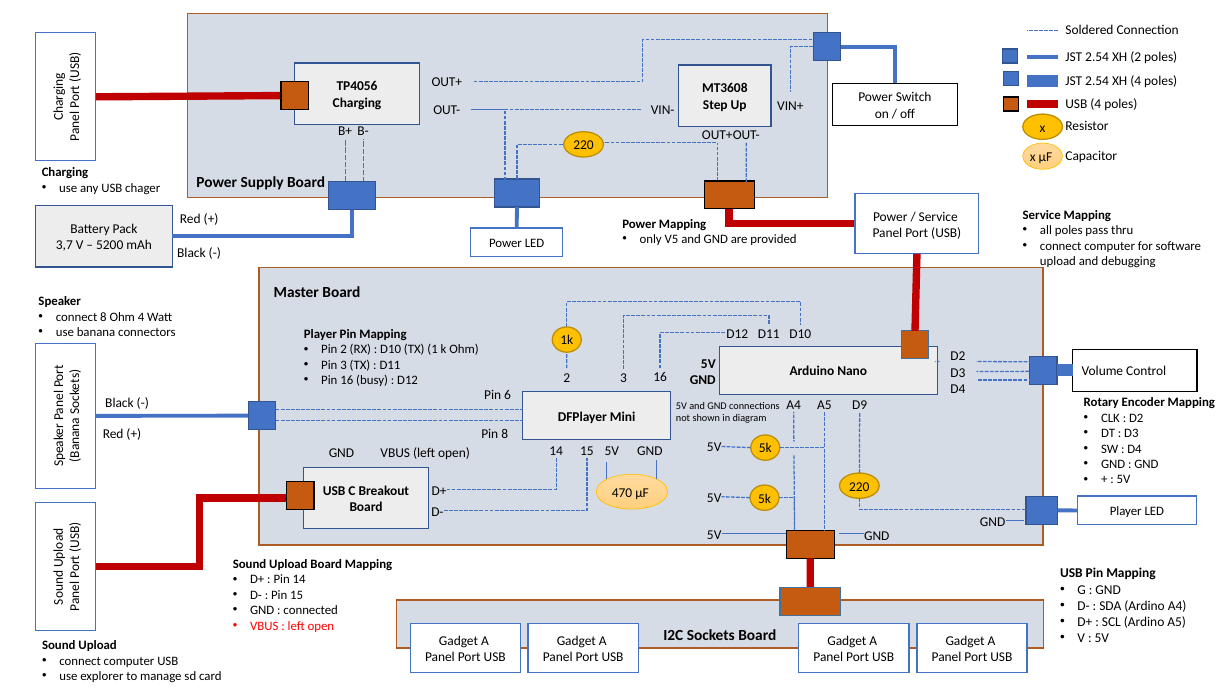
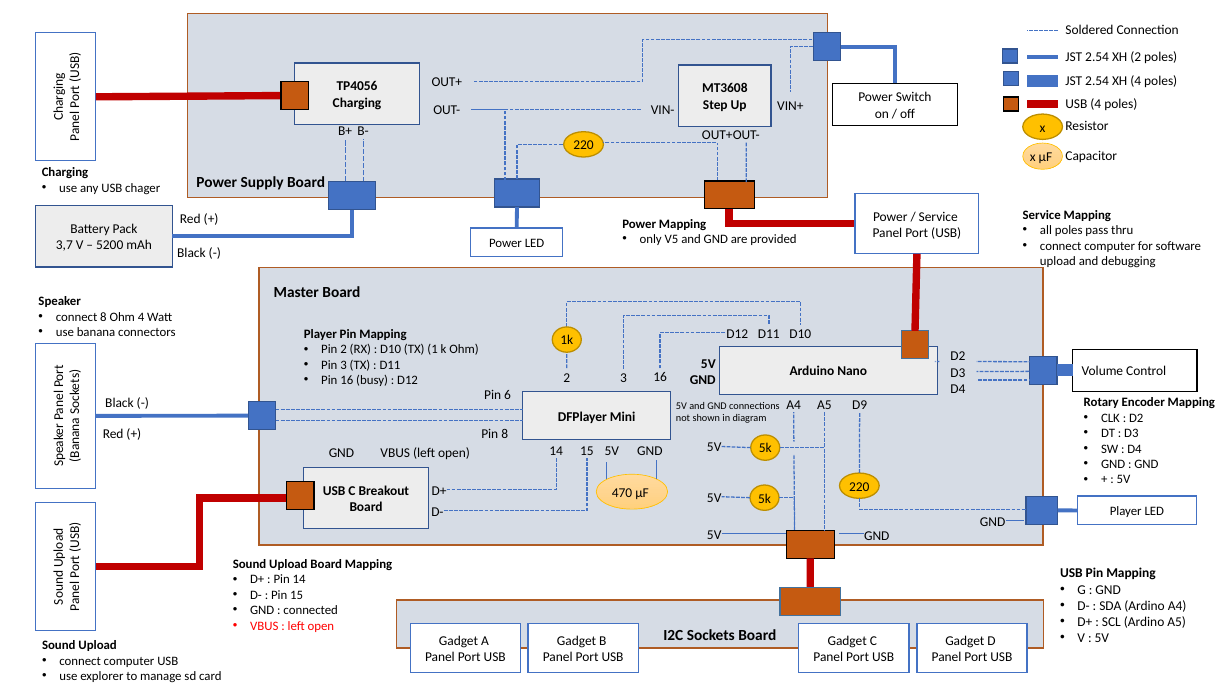
Before and after one commit to jeskes/activityboard, a slide deck: slide 4 of Activityboard.pptx. Drawn at 1232x693 pixels with LibreOffice and Linux fonts; fonts in the diff are those of the drawing. Boxes give left, top, right and bottom in pixels: in the first picture for what was removed or moved away, otherwise in the second. Text is boxed around its words. In the diff, an @@ line names an element or a change of style, - is before the commit and + after.

```diff
--- a/Activityboard.pptx
+++ b/Activityboard.pptx
@@ text in rectangle at [543,635,624,661]: text changed @@
-Gadget A
-Panel Port USB
+Gadget B
+Panel Port USB
@@ text in rectangle at [813,635,894,661]: text changed @@
-Gadget A
-Panel Port USB
+Gadget C
+Panel Port USB
@@ text in rectangle at [932,635,1012,661]: text changed @@
-Gadget A
-Panel Port USB
+Gadget D
+Panel Port USB
```
Also in this commit, not shown: 2 other slides changed, 11 slides added, 46 other files.
